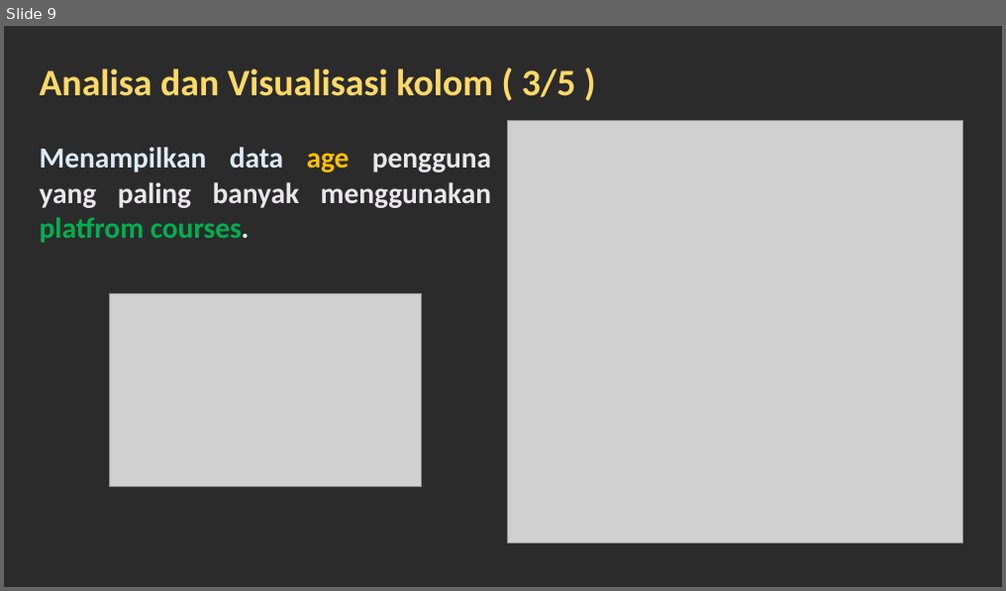
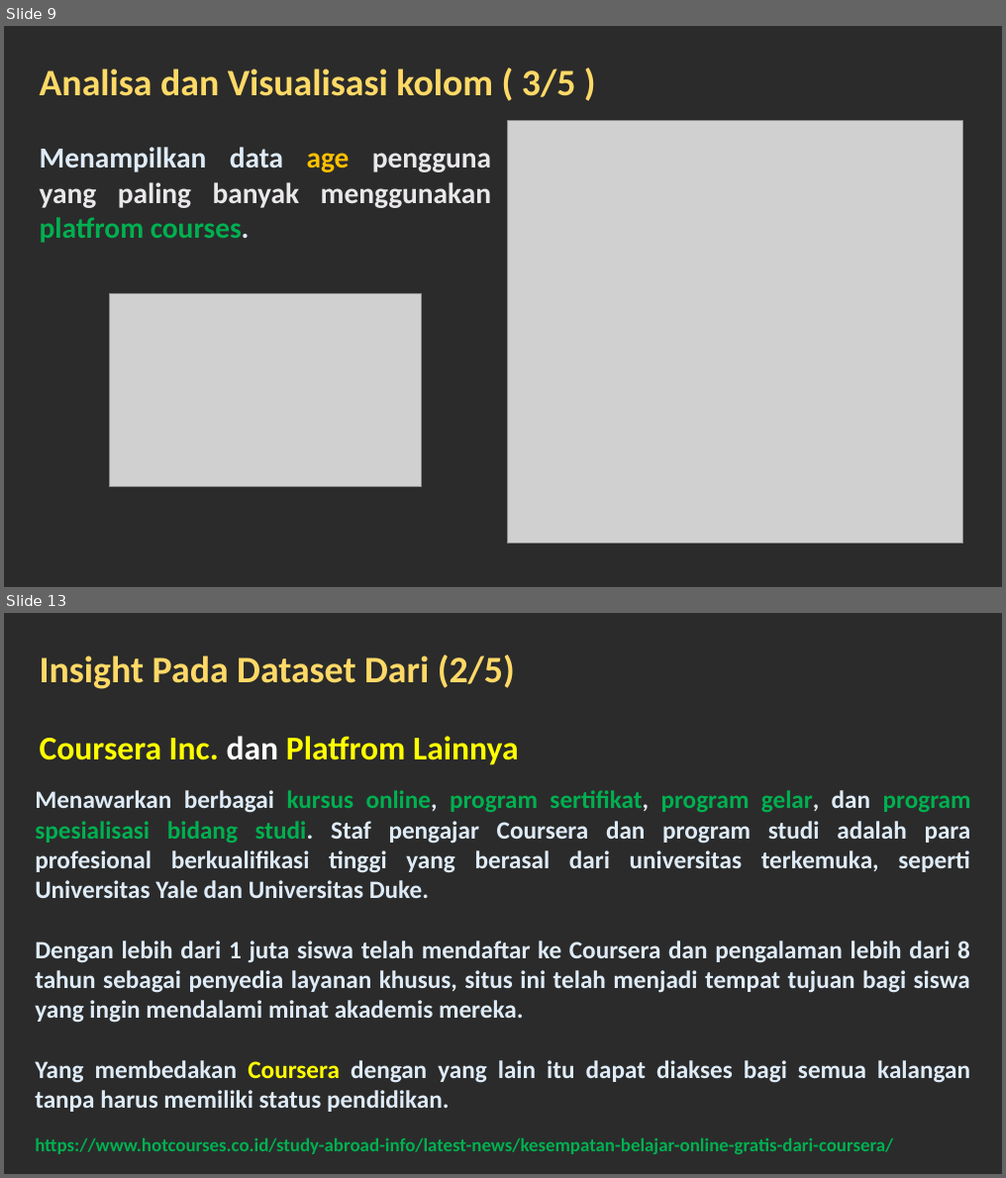
Before and after one commit to fsdio/my-kuliah, a slide deck: SEMESTER 5/[KAMIS] Pembelajaran Mesin/PERTAMA/UTS/docs/stack-overflow (end).pptx. Shown one above the other, each under a label of ours: slide 9 before the commit, slides 9 and 13 after it; the slides between them are not shown. The pictures are 1006x591 and 1006x1178 pixels, drawn with LibreOffice and Linux fonts; fonts in the diff are those of the drawing; grey boxes stand for pictures; background and template pictures are left out; a plain dark background stands for a picture behind light text. Boxes give left, top, right and bottom in pixels: in the first picture for what was removed or moved away, otherwise in the second. Text is boxed around its words. In the diff, an @@ line names an element or a change of style, - is before the commit and + after.

```diff
--- a/SEMESTER 5/[KAMIS] Pembelajaran Mesin/PERTAMA/UTS/docs/stack-overflow (end).pptx
+++ b/SEMESTER 5/[KAMIS] Pembelajaran Mesin/PERTAMA/UTS/docs/stack-overflow (end).pptx
@@ slide 13 added at (4, 613, 1002, 1174), background picture (left out) @@
@@ text added at (40, 655, 515, 689), 36 pt, text #FFD966, bold @@
+Insight Pada Dataset Dari (2/5)
@@ text added at (40, 736, 518, 765), 32 pt, text #FFFF00, bold @@
+Coursera Inc. dan Platfrom Lainnya
@@ text added at (35, 790, 971, 1112), 24 pt, text #DEEBF7, bold @@
+Menawarkan berbagai kursus online, program sertifikat, program gelar, dan program spesialisasi bidang studi. Staf pengajar Coursera dan program studi adalah para profesional berkualifikasi tinggi yang berasal dari universitas terkemuka, seperti Universitas Yale dan Universitas Duke.
+Dengan lebih dari 1 juta siswa telah mendaftar ke Coursera dan pengalaman lebih dari 8 tahun sebagai penyedia layanan khusus, situs ini telah menjadi tempat tujuan bagi siswa yang ingin mendalami minat akademis mereka.
+Yang membedakan Coursera dengan yang lain itu dapat diakses bagi semua kalangan tanpa harus memiliki status pendidikan.
@@ text added at (35, 1139, 893, 1155), 18 pt, text #00B050, bold @@
+https://www.hotcourses.co.id/study-abroad-info/latest-news/kesempatan-belajar-online-gratis-dari-coursera/
```
Also in this commit, not shown: 2 slides changed, 4 other slides added, 1 slide removed, 9 other files.
